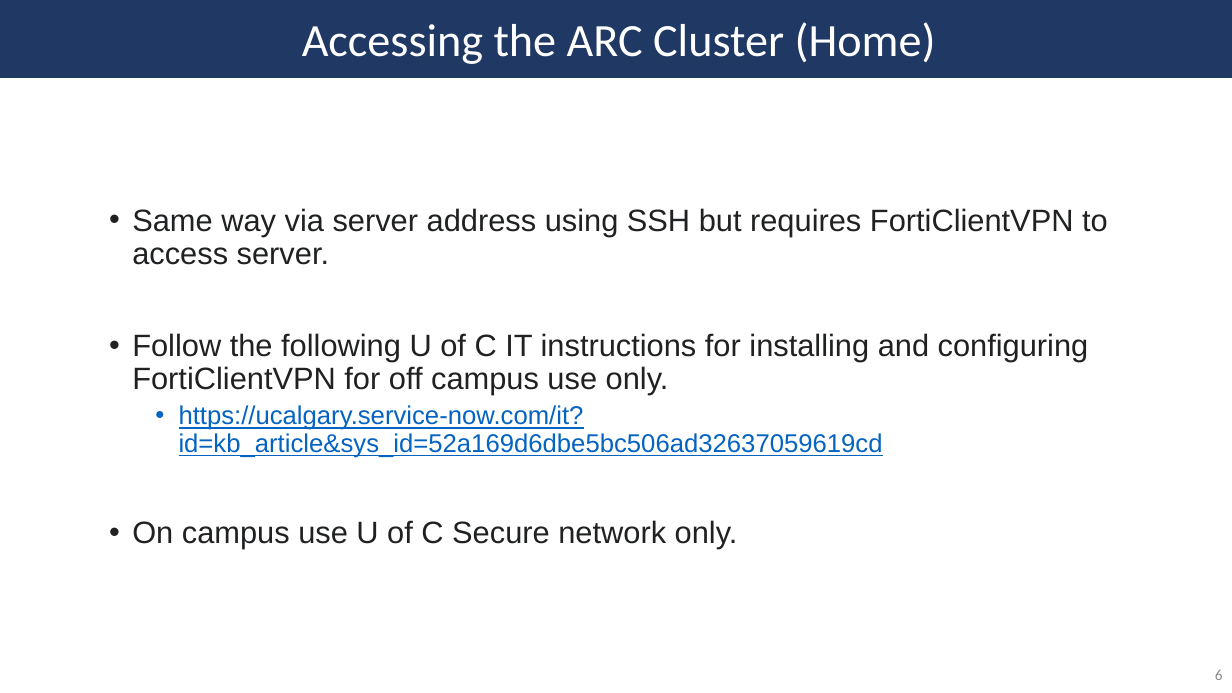
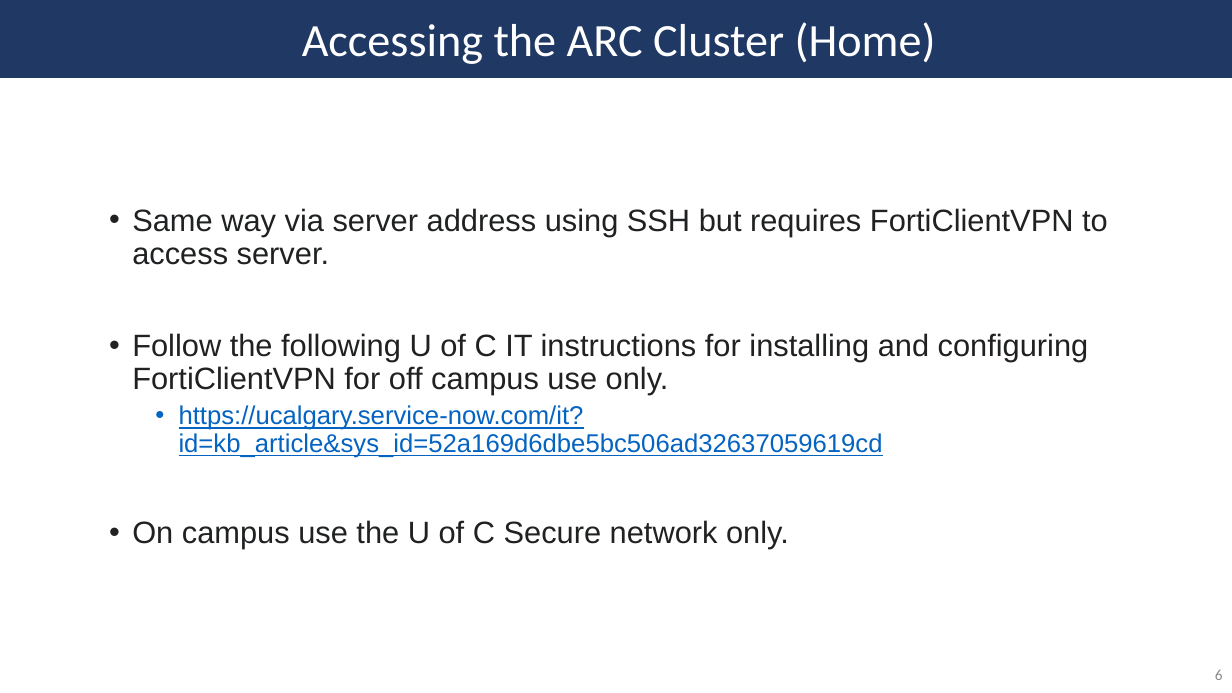
Before and after one commit to SycuroLab/arc_best_practices, a slide deck: slide 6 of arc_best_practices_presentation.pptx. Drawn at 1232x693 pixels with LibreOffice and Linux fonts; fonts in the diff are those of the drawing. Boxes give left, top, right and bottom in pixels: in the first picture for what was removed or moved away, otherwise in the second. Text is boxed around its words. In the diff, an @@ line names an element or a change of style, - is before the commit and + after.

```diff
--- a/arc_best_practices_presentation.pptx
+++ b/arc_best_practices_presentation.pptx
@@ text at (x1=132, y1=520, x2=789, y2=549): text changed @@
-• On campus use U of C Secure network only.
+• On campus use the U of C Secure network only.
```
Also in this commit, not shown: 14 other slides changed.
